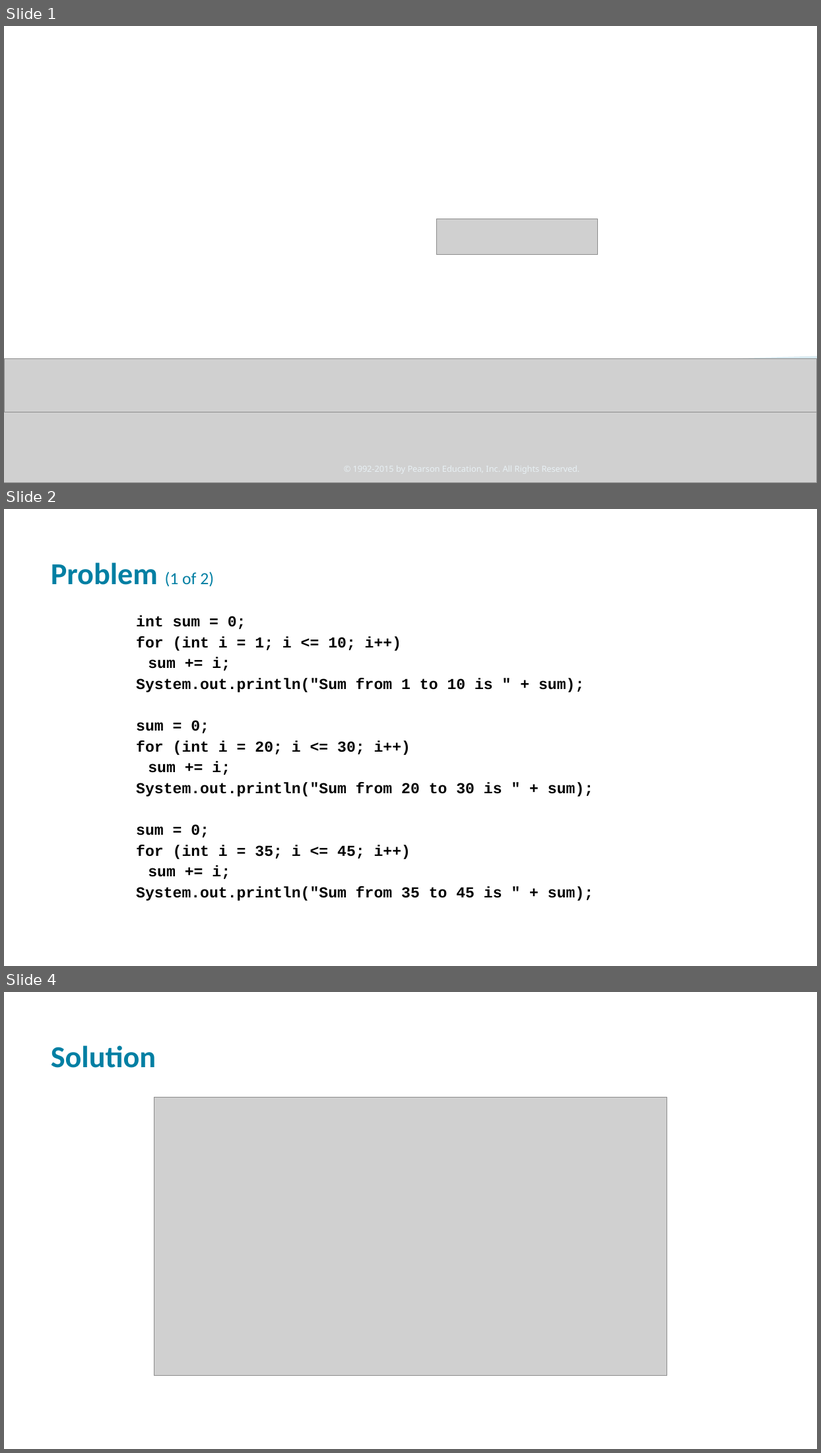
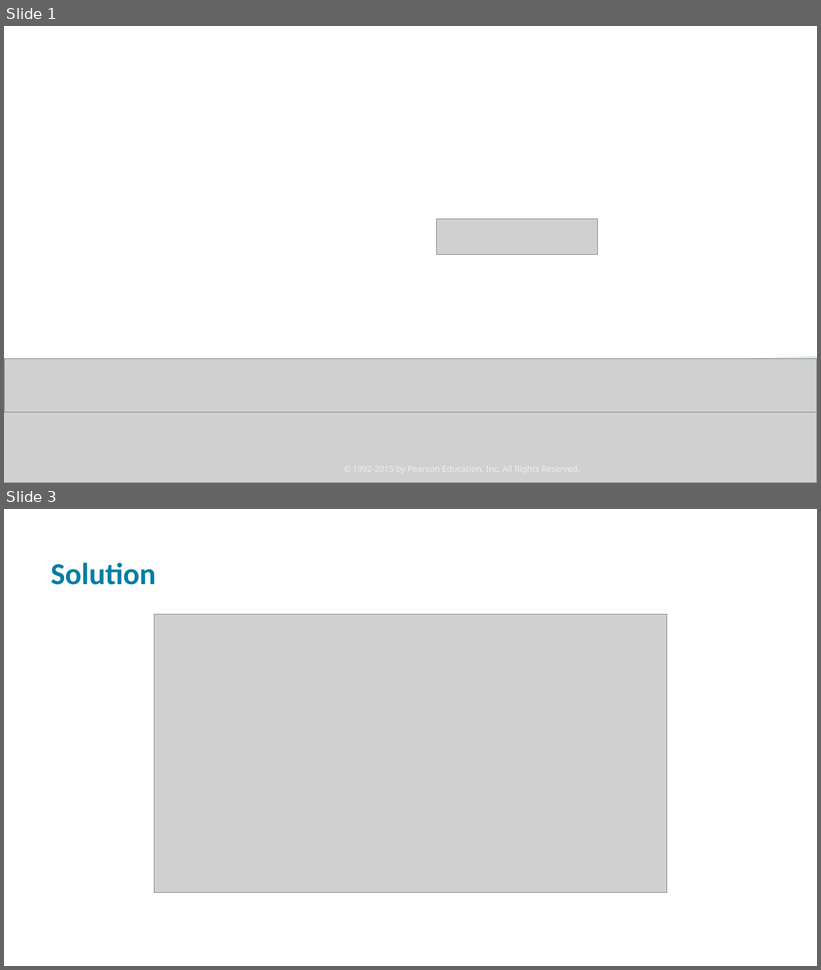
Before and after one commit to xiaoleibi/DMU26, a slide deck: ppt/Uge40Method.pptx. Shown one above the other, each under a label of ours: slides 1, 2 and 4 before the commit, slides 1 and 3 after it; the slides between them are not shown. The pictures are 821x1453 and 821x970 pixels, drawn with LibreOffice and Linux fonts; fonts in the diff are those of the drawing; grey boxes stand for pictures. Boxes give left, top, right and bottom in pixels: in the first picture for what was removed or moved away, otherwise in the second. Text is boxed around its words. In the diff, an @@ line names an element or a change of style, - is before the commit and + after.

```diff
--- a/ppt/Uge40Method.pptx
+++ b/ppt/Uge40Method.pptx
@@ slide 2 removed at (4,509,817,966), background #FFFFFF @@
@@ title removed at (51,562,214,587) @@
-Problem (1 of 2)
@@ text removed at (136,616,593,901) @@
-int sum = 0;
-for (int i = 1; i <= 10; i++)
-sum += i;
-System.out.println("Sum from 1 to 10 is " + sum);
-sum = 0;
-for (int i = 20; i <= 30; i++)
-sum += i;
-System.out.println("Sum from 20 to 30 is " + sum);
-sum = 0;
-for (int i = 35; i <= 45; i++)
-sum += i;
-System.out.println("Sum from 35 to 45 is " + sum);
@@ what was slide 4 is now slide 3 @@
```
Also in this commit, not shown: 4 slides changed.
